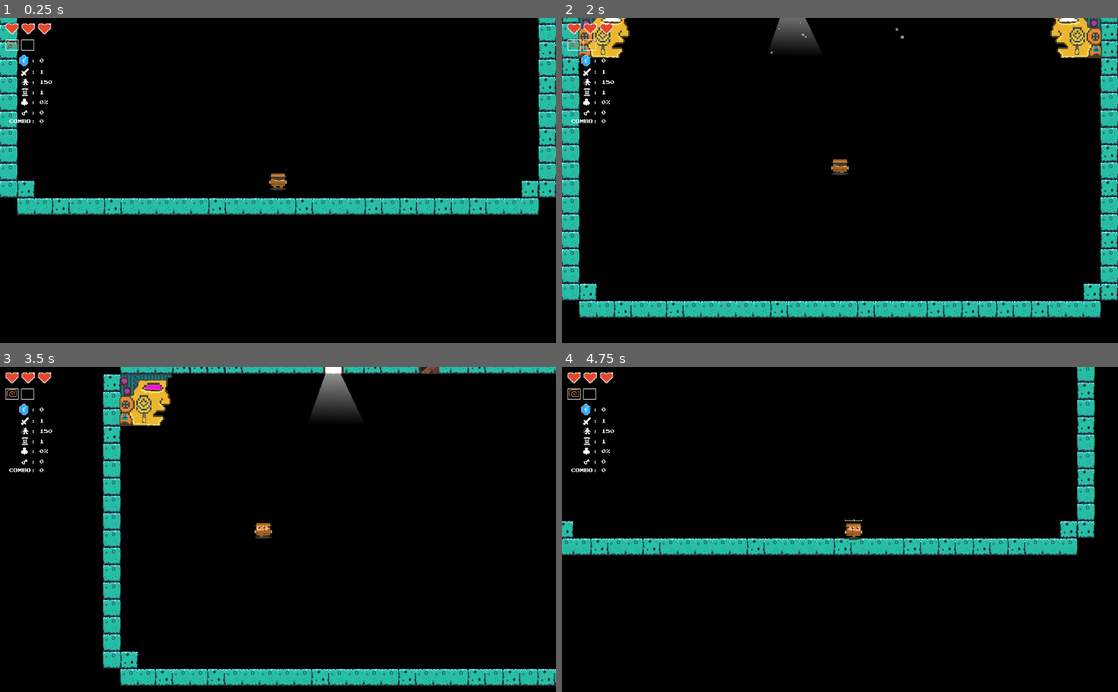
Above: before the commit, frames 1-4 (two rows, left to right).
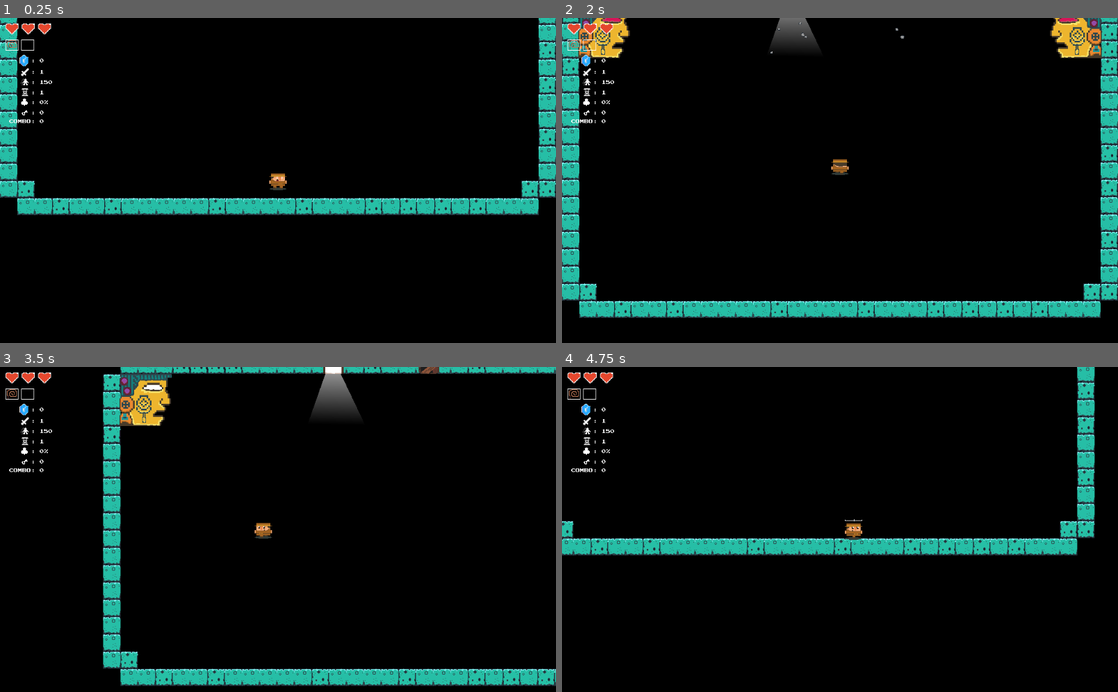
Above: after the commit, the same moments.

Repository: mcerdeira/curse-of-the-rogue
Game: Godot game, scene res://scenes/Main.tscn
Two runs of this game, one before a commit and one after it. Both use one fixed random seed, a clock stepped at 60 frames per second and the inputs below.
Inputs (mouse positions are in pixels of both pictures, inside the frame that each line leads up to):
- Up to frame 1 (0.25 s): no input
- Up to frame 2 (2 s): tap Enter at 0.5 s; move the mouse to (812, 245) at 0.52 s; press the mouse at (812, 245) at 0.53 s; hold W (up) from 0.53 s (still down); move the mouse to (1006, 229) at 1.27 s; release the mouse at (1006, 229) at 1.28 s; click (1006, 229) at 1.35 s
- Up to frame 3 (3.5 s): move the mouse to (111, 480) at 2.02 s; release W (up) at 2.03 s; hold Right mouse button (action2) 2.03-2.78 s; hold A (left) from 2.03 s (still down); click (111, 480) at 2.3 s; move the mouse to (305, 529) at 2.77 s; click (305, 529) at 2.85 s
- Up to frame 4 (4.75 s): move the mouse to (756, 448) at 3.52 s; release A (left) at 3.53 s; press the mouse at (756, 448) at 3.53 s; hold S (down) 3.53-4.28 s; tap R (restart_game) at 4.15 s; move the mouse to (962, 513) at 4.27 s; release the mouse at (962, 513) at 4.28 s; hold D (right) from 4.28 s (still down); right-click (962, 513) at 4.35 s; click (962, 513) at 4.55 s

The runs differ from the first frame. In frame 1, less than 0.1% of the frame differs, in the area x 48-52%, y 48-52%; in frame 2, less than 0.1%, in the area x 7-93%, y 0-2%; in frame 3, less than 0.1%; in frame 4, nothing differs.

Commit message:
Zombies, reestructuracion de modelo de vida

Diff:
--- a/src/scenes/Door.gd
+++ b/src/scenes/Door.gd
@@ -50,7 +50,7 @@
 		if randi()%Global.bad_luck + 1 == 0:
 			price_amount = 0
 		else:
-			var p = randi()%Global.health_total+1
+			var p = randi()%Global.health.size()+1
 			price_amount = p
 	elif price_what == "keys":
 		price_amount = Global.pick_random([1, 2, 3])
--- a/src/scenes/HUD.gd
+++ b/src/scenes/HUD.gd
@@ -4,6 +4,7 @@
 export var full_hearts : Texture
 export var empty_hearts : Texture
 export var shield_hearts : Texture
+export var shield_poison : Texture
 
 func _ready():
 	add_to_group("HUD")
@@ -12,15 +13,22 @@
 func _draw():
 	var w = 30
 	var acum = 0
-	for i in range(Global.health_total + Global.shield):
+	var i = 0
+	for h in Global.health:
 		acum = 10 + (w * i)
-		if i < Global.health_total:
-			if Global.health > i:
-				draw_texture(full_hearts, to_local(Vector2(acum, 10)))
-			else:
-				draw_texture(empty_hearts, to_local(Vector2(acum, 10)))
-		else:
-			draw_texture(shield_hearts, to_local(Vector2(acum, 10)))
+		var tex = null
+		if h == 1:
+			tex = full_hearts
+		elif h == 0:
+			tex = empty_hearts
+		elif h == 2:
+			tex = shield_hearts
+		elif h == 3:
+			tex = shield_poison
+
+		draw_texture(tex, to_local(Vector2(acum, 10)))
+		i += 1
+
 
 func update_health():
 	update()
--- a/src/scenes/ItemPedestal.gd
+++ b/src/scenes/ItemPedestal.gd
@@ -14,17 +14,27 @@
 		queue_free()
 
 	var item = choose_item()
-	$price_lbl.text = "x" + str(item.price)
 	$item.animation = item.name
 	item_name = item.name
-	price_amount = item.price
+
+	if Global.FLOOR_TYPE == Global.floor_types.altar:
+		$gem.visible = false
+		$price_lbl.visible = false
+		price_amount = 0
+		price_what = ""
+	else:
+		$price_lbl.text = "x" + str(item.price)
+		price_amount = item.price
 
 func _physics_process(delta):
 	time += delta * frequency
 	$item.set_position(default_pos + Vector2(0, sin(time) * amplitude))
 
 func choose_item():
-	return Global.get_random_item()
+	if Global.FLOOR_TYPE == Global.floor_types.altar:
+		return Global.get_random_premium_item()
+	else:
+		return Global.get_random_item()
 
 func do_item_effect(_player):
 	if item_name == "blue_heart":
@@ -33,6 +43,16 @@
 		_player.add_total_hearts(1)
 	elif item_name == "normal_heart":
 		_player.add_heart(1)
+	elif item_name == "green_heart":
+		_player.add_shield_poision(1)
+	elif item_name == "poison":
+		_player.add_poison()
+	elif item_name == "speedup":
+		pass
+	elif item_name == "meleeup":
+		pass
+	elif item_name == "luckup":
+		pass
 
 func _on_ItemPedestal_body_entered(body):
 	if !taken and Global.pay_price(body, price_what, price_amount):
--- a/src/scenes/ItemPedestal.tscn
+++ b/src/scenes/ItemPedestal.tscn
@@ -7,6 +7,7 @@
 [ext_resource path="res://sprites/suit_hearts3.png" type="Texture" id=5]
 [ext_resource path="res://sprites/suit_hearts2.png" type="Texture" id=6]
 [ext_resource path="res://sprites/suit_hearts1.png" type="Texture" id=7]
+[ext_resource path="res://sprites/suit_hearts4.png" type="Texture" id=8]
 
 [sub_resource type="CircleShape2D" id=1]
 radius = 44.0114
@@ -26,9 +27,34 @@
 "name": "empty_heart",
 "speed": 5.0
 }, {
+"frames": [ ExtResource( 8 ) ],
+"loop": true,
+"name": "green_heart",
+"speed": 5.0
+}, {
+"frames": [  ],
+"loop": true,
+"name": "luckup",
+"speed": 5.0
+}, {
+"frames": [  ],
+"loop": true,
+"name": "meleeup",
+"speed": 5.0
+}, {
 "frames": [ ExtResource( 7 ) ],
 "loop": true,
 "name": "normal_heart",
+"speed": 5.0
+}, {
+"frames": [  ],
+"loop": true,
+"name": "poison",
+"speed": 5.0
+}, {
+"frames": [  ],
+"loop": true,
+"name": "speedup",
 "speed": 5.0
 } ]
 
@@ -57,6 +83,6 @@
 [node name="item" type="AnimatedSprite" parent="."]
 position = Vector2( 0, -34 )
 frames = SubResource( 3 )
-animation = "normal_heart"
+animation = "green_heart"
 
 [connection signal="body_entered" from="." to="." method="_on_ItemPedestal_body_entered"]
--- a/src/scenes/Main.tscn
+++ b/src/scenes/Main.tscn
@@ -22,6 +22,7 @@
 [ext_resource path="res://sprites/key.png" type="Texture" id=20]
 [ext_resource path="res://scenes/Main.gd" type="Script" id=21]
 [ext_resource path="res://scenes/ItemPedestal.tscn" type="PackedScene" id=22]
+[ext_resource path="res://sprites/suit_hearts4.png" type="Texture" id=23]
 
 [sub_resource type="DynamicFont" id=1]
 size = 8
@@ -58,6 +59,7 @@
 full_hearts = ExtResource( 14 )
 empty_hearts = ExtResource( 13 )
 shield_hearts = ExtResource( 6 )
+shield_poison = ExtResource( 23 )
 
 [node name="hud_attack" type="Label" parent="CanvasLayer/HUD"]
 margin_left = 1.0
@@ -168,13 +170,11 @@
 centered = false
 
 [node name="BigHead" parent="." instance=ExtResource( 18 )]
-frame = 2
 
 [node name="BigHead2" parent="." instance=ExtResource( 18 )]
 position = Vector2( 78, 80 )
 rotation = 3.14159
 scale = Vector2( 1, -1 )
-frame = 2
 
 [node name="ItemPedestal" parent="." instance=ExtResource( 22 )]
 position = Vector2( 405, 278 )
--- a/src/scenes/Player.gd
+++ b/src/scenes/Player.gd
@@ -6,8 +6,10 @@
 var inv_time_total = 1.2
 var inv_togg_total = 0.1
 var inv_togg = 0
+var zombie_first_dead = false
 var whip_inst = null
 var whip = preload("res://scenes/Whip.tscn")
+var ani_aditional = ""
 
 var dead = false
 var entering = false
@@ -19,47 +21,95 @@
 	Global.gems += count
 
 func add_heart(count):
-	Global.health += count
+	for i in range(Global.health):
+		if Global.health[i] == 0 and count > 0:
+			Global.health[i] = 1
+			count -= 1
+			if count <= 0:
+				break
+
 	Global.refresh_hud()
 
 func add_total_hearts(count):
-	Global.health_total += count
+	for i in range(count):
+		Global.health.push_back(0)
+
 	Global.refresh_hud()
 
 func add_shield(count):
-	Global.shield += count
-	Global.refresh_hud()
-
-func hit(dmg, origin:=null):
+	for i in range(count):
+		Global.health.push_back(2)
+
+	Global.refresh_hud()
+
+func add_shield_poision(count):
+	for i in range(count):
+		Global.health.push_back(3)
+
+	Global.temp_poison = true
+	Global.refresh_hud()
+
+func hit(dmg, can_zombie:=false):
 	if inv_time <= 0:
 		$sprite.animation = "hit"
 		inv_time = inv_time_total
 		hit_ttl = hit_ttl_total
 		inv_togg = 0
-		if Global.shield >= dmg:
-			Global.shield -= dmg
-			dmg = 0
-		elif Global.shield < dmg and Global.shield != 0:
-			Global.shield = 0
-			dmg -= Global.shield
+
+		for i in range(Global.health.size()-1, -1, -1):
+			if dmg > 0:
+				if Global.health[i] == 1:
+					dmg -= 1
+					Global.health[i] = 0
+				elif Global.health[i] == 2:
+					Global.health.remove(i)
+					dmg -= 1
+				elif Global.health[i] == 3:
+					Global.health.remove(i)
+					dmg -= 1
 
 		Global.combo_time = 0
 		Global.current_combo = 0
 
-		Global.health -= dmg
+		if can_zombie:
+			if eval_dead():
+				turn_into_zombie()
+
+		if Global.temp_poison:
+			Global.temp_poison = eval_poision()
+
 		Global.refresh_hud()
 
+func turn_into_zombie():
+	zombie_first_dead = true
+	Global.zombie = true
+	ani_aditional = "_zombie"
 
 func die():
-	$sprite.animation = "dead"
-	dead = true
-	Global.GAME_OVER = true
+	if zombie_first_dead:
+		zombie_first_dead = false
+	else:
+		$sprite.animation = "dead" + ani_aditional
+		dead = true
+		Global.GAME_OVER = true
+
+func eval_poision():
+	for h in Global.health:
+		if h == 3:
+			return true
+	return false
+
+func eval_dead():
+	for h in Global.health:
+		if h != 0:
+			return false
+	return true
 
 func entering():
 	entering = true
 	Global.LOGIC_PAUSE = true
 	$sprite.material.set_shader_param("blackened", true)
-	$sprite.animation = "back"
+	$sprite.animation = "back" + ani_aditional
 
 func _physics_process(delta):
 	if entering:
@@ -76,7 +126,7 @@
 	if hit_ttl > 0:
 		hit_ttl -= 1 * delta
 		if hit_ttl <= 0:
-			if Global.health <= 0:
+			if eval_dead():
 				die()
 
 	if inv_time > 0:
@@ -88,7 +138,7 @@
 		inv_time -= 1 * delta
 		if inv_time <= 0:
 			inv_time = 0
-			$sprite.animation = "default"
+			$sprite.animation = "default" + ani_aditional
 			$sprite.visible = true
 
 	if Global.LOGIC_PAUSE:
@@ -124,7 +174,7 @@
 			var mouse_pos = get_global_mouse_position()
 			var angle = get_angle_to(mouse_pos)
 			var _z = z_index
-			if $sprite.animation == "back":
+			if $sprite.animation == "back" + ani_aditional:
 				_z = z_index - 10
 
 			whip_inst = whip.instance()
@@ -151,9 +201,9 @@
 
 	if move and inv_time <= 0:
 		if up:
-			$sprite.animation = "back"
+			$sprite.animation = "back" + ani_aditional
 		else:
-			$sprite.animation = "default"
+			$sprite.animation = "default" + ani_aditional
 
 	$sprite.playing = move
 	if !move:
--- a/src/scenes/Player.tscn
+++ b/src/scenes/Player.tscn
@@ -14,6 +14,16 @@
 [ext_resource path="res://sprites/melee_barr2.png" type="Texture" id=12]
 [ext_resource path="res://sprites/player_pass_spr_0.png" type="Texture" id=13]
 [ext_resource path="res://sprites/player_falling_spr_0.png" type="Texture" id=14]
+[ext_resource path="res://sprites/zombieback_spr_2.png" type="Texture" id=15]
+[ext_resource path="res://sprites/zombieback_spr_1.png" type="Texture" id=16]
+[ext_resource path="res://sprites/zombieback_spr_0.png" type="Texture" id=17]
+[ext_resource path="res://sprites/zombieback_spr_3.png" type="Texture" id=18]
+[ext_resource path="res://sprites/zombie_pass_spr_0.png" type="Texture" id=19]
+[ext_resource path="res://sprites/zombie_spr_1.png" type="Texture" id=20]
+[ext_resource path="res://sprites/zombie_spr_0.png" type="Texture" id=21]
+[ext_resource path="res://sprites/zombie_spr_3.png" type="Texture" id=22]
+[ext_resource path="res://sprites/zombie_spr_2.png" type="Texture" id=23]
+[ext_resource path="res://sprites/zombie_falling_spr_0.png" type="Texture" id=24]
 
 [sub_resource type="RectangleShape2D" id=1]
 
@@ -39,9 +49,19 @@
 "name": "back",
 "speed": 5.0
 }, {
+"frames": [ ExtResource( 17 ), ExtResource( 16 ), ExtResource( 15 ), ExtResource( 18 ) ],
+"loop": true,
+"name": "back_zombie",
+"speed": 5.0
+}, {
 "frames": [ ExtResource( 13 ) ],
 "loop": true,
 "name": "dead",
+"speed": 5.0
+}, {
+"frames": [ ExtResource( 19 ) ],
+"loop": true,
+"name": "dead_zombie",
 "speed": 5.0
 }, {
 "frames": [ ExtResource( 5 ), ExtResource( 1 ), ExtResource( 2 ), ExtResource( 3 ) ],
@@ -49,9 +69,19 @@
 "name": "default",
 "speed": 5.0
 }, {
+"frames": [ ExtResource( 21 ), ExtResource( 20 ), ExtResource( 23 ), ExtResource( 22 ) ],
+"loop": true,
+"name": "default_zombie",
+"speed": 5.0
+}, {
 "frames": [ ExtResource( 14 ) ],
 "loop": true,
 "name": "hit",
+"speed": 5.0
+}, {
+"frames": [ ExtResource( 24 ) ],
+"loop": true,
+"name": "hit_zombie",
 "speed": 5.0
 } ]
 
@@ -83,8 +113,7 @@
 [node name="sprite" type="AnimatedSprite" parent="."]
 material = SubResource( 5 )
 frames = SubResource( 2 )
-animation = "back"
-frame = 2
+animation = "hit_zombie"
 playing = true
 
 [node name="Camera2D" type="Camera2D" parent="."]
--- a/src/scripts/Global.gd
+++ b/src/scripts/Global.gd
@@ -27,17 +27,19 @@
 
 var primary_weapon = ""
 var secondary_weapon = ""
+var poison = false
+var temp_poison = false
 var keys = 0
 var melee_rate = 0
 var melee_rate_total = 0
 var attack = 0
 var speed = 0
-var health_total = 0
 var health = 0
 var shield = 0
 var gems = 0
 var bad_luck = 0
 var total_bad_luck = 0
+var zombie = false
 
 enum floor_types {
 	intro,
@@ -48,11 +50,42 @@
 	supershop
 }
 
+var PREMIUM_ITEMS = {
+	"poison": {
+		"name": "poison",
+		"description": "Poisonous touch",
+		"price": 250,
+		"type": "active"
+	},
+	"speedup": {
+		"name": "speedup",
+		"description": "Speed++",
+		"price": 150,
+		"type": "active"
+	},
+	"meleeup": {
+		"name": "meleeup",
+		"description": "Melee Speed++",
+		"price": 150,
+		"type": "active"
+	},
+	"luckup": {
+		"name": "luckup",
+		"description": "Luck++",
+		"price": 150,
+		"type": "active"
+	},
+}
+
 var ITEMS = {
 	"blue_heart": {
 		"name": "blue_heart",
 		"price": 50
 	},
+	"green_heart": {
+		"name": "green_heart",
+		"price": 75
+	},
 	"empty_heart": {
 		"name": "empty_heart",
 		"price": 150
@@ -115,7 +148,17 @@
 
 func get_random_item():
 	randomize()
-	return pick_random(ITEMS)
+	if Global.pick_random([1, 1, 1, 0]) == 1:
+		return pick_random(ITEMS)
+	else:
+		return pick_random(PREMIUM_ITEMS)
+
+func get_random_premium_item():
+	randomize()
+	if Global.pick_random([1, 1, 1, 0]) == 1:
+		return pick_random(PREMIUM_ITEMS)
+	else:
+		return pick_random(ITEMS)
 
 func initialize():
 	FIRST = true
@@ -140,13 +183,16 @@
 
 	keys = 0
 	shield = 0
-	health_total = 3
-	health = health_total
+	health = [1, 1, 1]
 
 	melee_rate_total = 1
 	melee_rate = 0
 
 	gems = 0
+
+	poison = false
+	temp_poison = false
+	zombie = false
 
 func sustain():
 	combo_time = 0.5
@@ -187,13 +233,15 @@
 	get_tree().reload_current_scene()
 
 func pay_price(_player, price_what, price_amount):
+	if price_amount == 0:
+		return true
+
 	if price_what == "gems":
 		if Global.gems >= price_amount:
 			_player.add_gem(-price_amount)
 			return true
 	elif price_what == "life":
-		if Global.health > price_amount:
-			_player.hit(price_amount)
+			_player.hit(price_amount, true)
 			return true
 	elif price_what == "keys":
 		if Global.keys >= price_amount:
Not shown: 1 places in src/scenes/ItemPedestal.tscn that only renumber resources
Not shown: 1 places in src/scenes/Main.tscn that only renumber resources
Not shown: 1 places in src/scenes/Player.tscn that only renumber resources
Binary file added: src/sprites/suit_hearts4.png
Not shown, added: src/sprites/suit_hearts4.png.import
Binary file added: src/sprites/zombie_falling_spr_0.png
Not shown, added: src/sprites/zombie_falling_spr_0.png.import
Binary file added: src/sprites/zombie_pass_spr_0.png
Not shown, added: src/sprites/zombie_pass_spr_0.png.import
Binary file added: src/sprites/zombie_spr_0.png
Not shown, added: src/sprites/zombie_spr_0.png.import
Binary file added: src/sprites/zombie_spr_1.png
(and 13 more such lines)
